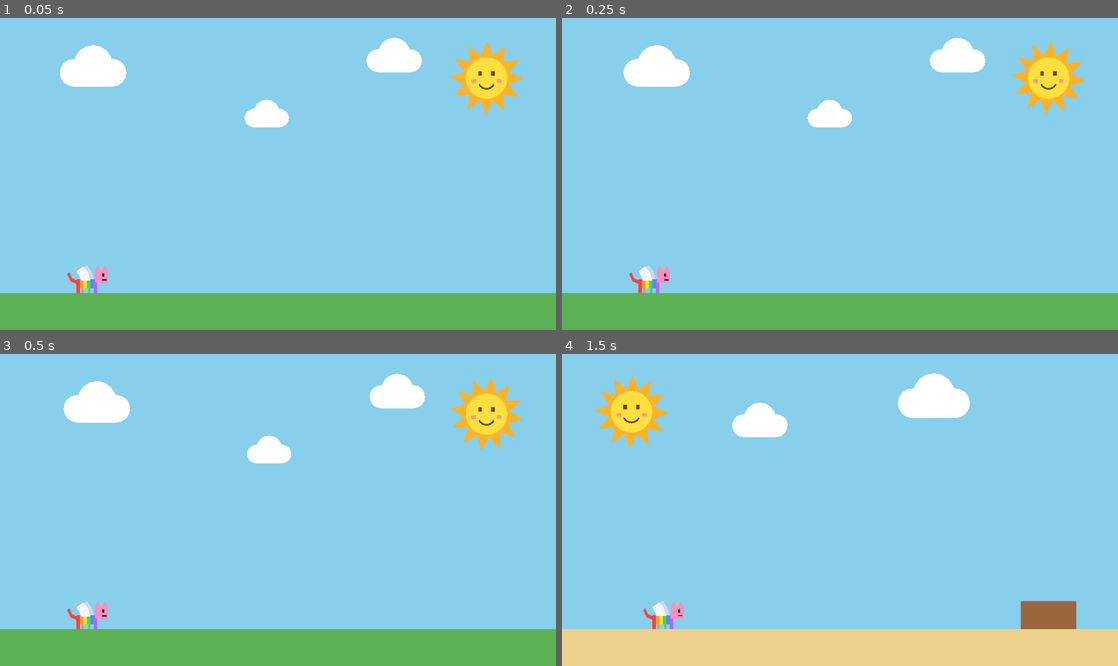
Above: before the commit, frames 1-4 (two rows, left to right).
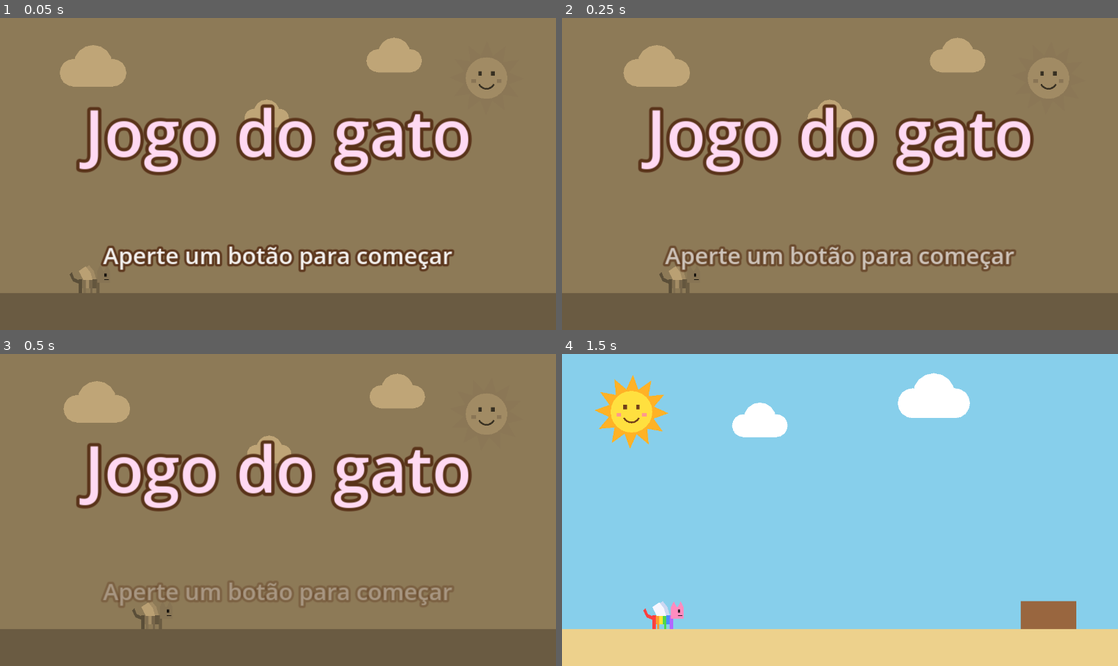
Above: after the commit, the same moments.

Repository: RangelReale/kid-catgame-ai
Game: Godot game, scene res://scenes/main.tscn
Two runs of this game, one before a commit and one after it. Both use one fixed random seed, a clock stepped at 60 frames per second and the inputs below.
Inputs (mouse positions are in pixels of both pictures, inside the frame that each line leads up to):
- Up to frame 1 (0.05 s): no input
- Up to frame 2 (0.25 s): no input
- Up to frame 3 (0.5 s): no input
- Up to frame 4 (1.5 s): tap Enter at 0.5 s; move the mouse to (962, 494) at 0.52 s; hold Space (jump) 0.53-1.28 s; hold Right (move_right) from 0.53 s (still down); click (962, 494) at 0.67 s; move the mouse to (728, 525) at 1.27 s; tap = (go_to_next_level) at 1.35 s; click (728, 525) at 1.42 s

The runs differ from the first frame. In frame 1, 100% of the frame differs, in the area x 0-100%, y 0-100%; in frame 2, 100%; in frame 3, 100%; in frame 4, nothing differs.

Commit message:
Adiciona tela de início e tela de vitória com créditos
O jogo abre com "Jogo do gato" em letras grandes sobre fases que rodam
sozinhas, em tom sépia e sem som. Qualquer botão começa a fase 1. No fim
da última fase, a imagem para e fica sépia, aparece "Você venceu!" e sobem
os créditos, "Filha" e "Pai".

Co-Authored-By: Claude Opus 5.5 <noreply@anthropic.com>
Claude-Session: https://claude.ai/code/session_01JbdKxWp2f6PUh4qQeq2f3g

Diff:
--- /dev/null
+++ b/scenes/ending/ending.gd
@@ -0,0 +1,44 @@
+extends CanvasLayer
+
+## Emitted when the credits have finished and someone presses a button.
+signal finished
+
+## Seconds the picture takes to turn brown.
+@export var fade_duration: float = 1.5
+## Seconds the credits take to go up the screen.
+@export var scroll_duration: float = 6.0
+
+var _can_finish: bool = false
+
+@onready var _sepia: ColorRect = $Sepia
+@onready var _won_label: Label = $Visual/Won
+@onready var _credits: Control = $Visual/Credits
+
+
+func _ready() -> void:
+	hide()
+
+
+## Turns the frozen picture brown, says the player won and rolls the credits.
+func play() -> void:
+	show()
+	_can_finish = false
+	var screen := get_viewport().get_visible_rect().size
+	var material := _sepia.material as ShaderMaterial
+	material.set_shader_parameter("amount", 0.0)
+	_won_label.modulate.a = 0.0
+	_credits.position.y = screen.y
+	var tween := create_tween()
+	tween.tween_method(func(value: float) -> void:
+			material.set_shader_parameter("amount", value), 0.0, 1.0, fade_duration)
+	tween.tween_property(_won_label, "modulate:a", 1.0, 0.5)
+	tween.tween_property(_credits, "position:y",
+			(screen.y - _credits.size.y) / 2.0 + 30.0, scroll_duration)
+	tween.tween_callback(func() -> void: _can_finish = true)
+
+
+func _unhandled_input(event: InputEvent) -> void:
+	if visible and _can_finish and TitleScreen.is_start_event(event):
+		get_viewport().set_input_as_handled()
+		hide()
+		finished.emit()
--- /dev/null
+++ b/scenes/ending/ending.tscn
@@ -0,0 +1,72 @@
+[gd_scene load_steps=4 format=3]
+
+[ext_resource type="Script" path="res://scenes/ending/ending.gd" id="1_ending"]
+[ext_resource type="Shader" path="res://scenes/sepia/sepia.gdshader" id="2_sepia"]
+
+[sub_resource type="ShaderMaterial" id="ShaderMaterial_sepia"]
+shader = ExtResource("2_sepia")
+
+[node name="Ending" type="CanvasLayer"]
+layer = 10
+script = ExtResource("1_ending")
+
+[node name="Sepia" type="ColorRect" parent="."]
+material = SubResource("ShaderMaterial_sepia")
+anchors_preset = 15
+anchor_right = 1.0
+anchor_bottom = 1.0
+grow_horizontal = 2
+grow_vertical = 2
+mouse_filter = 2
+
+[node name="Visual" type="Control" parent="."]
+layout_mode = 3
+anchors_preset = 15
+anchor_right = 1.0
+anchor_bottom = 1.0
+grow_horizontal = 2
+grow_vertical = 2
+mouse_filter = 2
+
+[node name="Won" type="Label" parent="Visual"]
+layout_mode = 1
+anchors_preset = 10
+anchor_right = 1.0
+offset_top = 24.0
+offset_bottom = 94.0
+grow_horizontal = 2
+theme_override_colors/font_color = Color(1, 0.95, 0.5, 1)
+theme_override_colors/font_outline_color = Color(0.35, 0.2, 0.1, 1)
+theme_override_constants/outline_size = 12
+theme_override_font_sizes/font_size = 52
+text = "Você venceu!"
+horizontal_alignment = 1
+vertical_alignment = 1
+
+[node name="Credits" type="VBoxContainer" parent="Visual"]
+layout_mode = 1
+anchors_preset = 10
+anchor_right = 1.0
+offset_top = 300.0
+offset_bottom = 380.0
+grow_horizontal = 2
+mouse_filter = 2
+theme_override_constants/separation = 8
+
+[node name="Daughter" type="Label" parent="Visual/Credits"]
+layout_mode = 2
+theme_override_colors/font_color = Color(1, 0.85, 0.95, 1)
+theme_override_colors/font_outline_color = Color(0.35, 0.2, 0.1, 1)
+theme_override_constants/outline_size = 8
+theme_override_font_sizes/font_size = 32
+text = "Filha"
+horizontal_alignment = 1
+
+[node name="Father" type="Label" parent="Visual/Credits"]
+layout_mode = 2
+theme_override_colors/font_color = Color(0.8, 0.95, 1, 1)
+theme_override_colors/font_outline_color = Color(0.35, 0.2, 0.1, 1)
+theme_override_constants/outline_size = 8
+theme_override_font_sizes/font_size = 32
+text = "Pai"
+horizontal_alignment = 1
--- a/scenes/main.gd
+++ b/scenes/main.gd
@@ -1,22 +1,104 @@
 extends Node
 
-## The levels, in the order they are played. After the last one, the game
-## goes back to the first.
+## TITLE shows the game's name over levels that play by themselves, PLAYING is
+## the real game and ENDING shows "you won" and the credits.
+enum State { TITLE, PLAYING, ENDING }
+
+## The levels, in the order they are played. After the last one, the ending
+## shows up.
 @export var levels: Array[PackedScene] = []
+## The levels that play by themselves behind the title, as positions in
+## `levels`: 0 is the first level.
+@export var demo_levels: Array[int] = []
+## Seconds each level plays behind the title before the next one.
+@export var demo_duration: float = 8.0
+## Seconds between the jumps of the cat behind the title.
+@export var demo_jump_interval: float = 1.0
 
+var _state: State = State.TITLE
 var _level_index: int = 0
 var _level: Node
+var _demo_index: int = 0
+var _demo_time: float = 0.0
+var _demo_jump_time: float = 0.0
+
+@onready var _hud: CanvasLayer = $HUD
+@onready var _title_screen: TitleScreen = $TitleScreen
+@onready var _ending: CanvasLayer = $Ending
 
 
 func _ready() -> void:
-	if not levels.is_empty():
-		_load_level(0)
+	_title_screen.start_requested.connect(_start_game)
+	_ending.finished.connect(_show_title)
+	_show_title()
+
+
+func _physics_process(delta: float) -> void:
+	if _state != State.TITLE:
+		return
+	# Behind the title, the cat walks right and jumps now and then, as if
+	# someone were playing.
+	Input.action_press("move_right")
+	if Input.is_action_pressed("jump"):
+		Input.action_release("jump")
+	_demo_jump_time += delta
+	if _demo_jump_time >= demo_jump_interval:
+		_demo_jump_time = 0.0
+		Input.action_press("jump")
+	_demo_time += delta
+	if _demo_time >= demo_duration:
+		_next_demo_level()
+
+
+## Shows the title, with the levels playing by themselves in the back.
+func _show_title() -> void:
+	_state = State.TITLE
+	_hud.hide()
+	_title_screen.show()
+	# The cat's "boing" would play by itself, so the sound stays off.
+	AudioServer.set_bus_mute(0, true)
+	_demo_index = -1
+	_next_demo_level()
+
+
+func _next_demo_level() -> void:
+	if demo_levels.is_empty():
+		return
+	_demo_index = (_demo_index + 1) % demo_levels.size()
+	_demo_time = 0.0
+	_demo_jump_time = 0.0
+	_load_level.call_deferred(demo_levels[_demo_index])
+
+
+func _start_game() -> void:
+	_release_demo_actions()
+	AudioServer.set_bus_mute(0, false)
+	_title_screen.hide()
+	_hud.show()
+	_state = State.PLAYING
+	_load_level.call_deferred(0)
+
+
+func _release_demo_actions() -> void:
+	Input.action_release("move_right")
+	Input.action_release("jump")
+
+
+## The last level is done: the picture stops, turns brown and the credits
+## roll.
+func _show_ending() -> void:
+	_state = State.ENDING
+	_level.process_mode = Node.PROCESS_MODE_DISABLED
+	_hud.hide()
+	_ending.play()
 
 
 ## The number keys jump straight to a level, to test levels quickly: 1 is the
 ## first level and 0 is the tenth. With Ctrl held, 1 is the eleventh and 0 is
 ## the twentieth. Plus and minus go to the next and the previous level.
 func _unhandled_input(event: InputEvent) -> void:
+	if _state != State.PLAYING:
+		return
 	if event.is_action_pressed("go_to_next_level"):
 		_load_level.call_deferred((_level_index + 1) % levels.size())
 		return
@@ -49,9 +131,18 @@
 
 
 func _on_goal_reached() -> void:
-	_load_level.call_deferred((_level_index + 1) % levels.size())
+	if _state == State.TITLE:
+		_next_demo_level()
+	elif _level_index == levels.size() - 1:
+		_show_ending.call_deferred()
+	else:
+		_load_level.call_deferred(_level_index + 1)
 
 
 ## Something caught the cat, like the angry man: the level starts over.
+## Behind the title, the next level plays instead.
 func _on_caught() -> void:
-	_load_level.call_deferred(_level_index)
+	if _state == State.TITLE:
+		_next_demo_level()
+	else:
+		_load_level.call_deferred(_level_index)
--- a/scenes/main.tscn
+++ b/scenes/main.tscn
@@ -18,9 +18,16 @@
 [ext_resource type="PackedScene" path="res://scenes/levels/level_14.tscn" id="16_level"]
 [ext_resource type="PackedScene" path="res://scenes/levels/level_15.tscn" id="17_level"]
 [ext_resource type="PackedScene" path="res://scenes/levels/level_16.tscn" id="18_level"]
+[ext_resource type="PackedScene" path="res://scenes/title_screen/title_screen.tscn" id="19_title"]
+[ext_resource type="PackedScene" path="res://scenes/ending/ending.tscn" id="20_ending"]
 
 [node name="Main" type="Node"]
 script = ExtResource("1_main")
 levels = Array[PackedScene]([ExtResource("2_level"), ExtResource("3_level"), ExtResource("5_level"), ExtResource("6_lev …(303 unchanged characters)…
+demo_levels = Array[int]([0, 2, 6, 10, 11, 15])
 
 [node name="HUD" parent="." instance=ExtResource("4_hud")]
+
+[node name="TitleScreen" parent="." instance=ExtResource("19_title")]
+
+[node name="Ending" parent="." instance=ExtResource("20_ending")]
--- /dev/null
+++ b/scenes/sepia/sepia.gdshader
@@ -0,0 +1,18 @@
+shader_type canvas_item;
+
+// Paints what is behind it in shades of brown, like an old photo.
+
+uniform sampler2D screen_texture : hint_screen_texture, filter_linear;
+// The brown that the brightest parts of the picture turn into.
+uniform vec4 tint : source_color = vec4(1.0, 0.86, 0.62, 1.0);
+// How much of the brown to show: 0 is the normal picture, 1 is all brown.
+uniform float amount : hint_range(0.0, 1.0) = 1.0;
+// How much to darken the picture, so the words on top stand out.
+uniform float darken : hint_range(0.0, 1.0) = 0.25;
+
+void fragment() {
+	vec3 color = texture(screen_texture, SCREEN_UV).rgb;
+	float gray = dot(color, vec3(0.299, 0.587, 0.114));
+	vec3 sepia = gray * tint.rgb * (1.0 - darken);
+	COLOR = vec4(mix(color, sepia, amount), 1.0);
+}
--- /dev/null
+++ b/scenes/title_screen/title_screen.gd
@@ -0,0 +1,30 @@
+class_name TitleScreen
+extends CanvasLayer
+
+## Emitted when someone presses any key or button, or touches the screen.
+signal start_requested
+
+## Seconds the "press a button" words take to fade out and back in.
+@export var blink_duration: float = 1.2
+
+@onready var _press_label: Label = $Visual/Press
+
+
+func _ready() -> void:
+	var tween := create_tween().set_loops()
+	tween.tween_property(_press_label, "modulate:a", 0.2, blink_duration / 2.0)
+	tween.tween_property(_press_label, "modulate:a", 1.0, blink_duration / 2.0)
+
+
+func _unhandled_input(event: InputEvent) -> void:
+	if visible and is_start_event(event):
+		get_viewport().set_input_as_handled()
+		start_requested.emit()
+
+
+## True for a real press of a key, a controller button, the mouse or a finger.
+static func is_start_event(event: InputEvent) -> bool:
+	if event is InputEventKey or event is InputEventJoypadButton \
+			or event is InputEventMouseButton or event is InputEventScreenTouch:
+		return event.is_pressed() and not event.is_echo()
+	return false
--- /dev/null
+++ b/scenes/title_screen/title_screen.tscn
@@ -0,0 +1,62 @@
+[gd_scene load_steps=4 format=3]
+
+[ext_resource type="Script" path="res://scenes/title_screen/title_screen.gd" id="1_title"]
+[ext_resource type="Shader" path="res://scenes/sepia/sepia.gdshader" id="2_sepia"]
+
+[sub_resource type="ShaderMaterial" id="ShaderMaterial_sepia"]
+shader = ExtResource("2_sepia")
+
+[node name="TitleScreen" type="CanvasLayer"]
+layer = 10
+script = ExtResource("1_title")
+
+[node name="Sepia" type="ColorRect" parent="."]
+material = SubResource("ShaderMaterial_sepia")
+anchors_preset = 15
+anchor_right = 1.0
+anchor_bottom = 1.0
+grow_horizontal = 2
+grow_vertical = 2
+mouse_filter = 2
+
+[node name="Visual" type="Control" parent="."]
+layout_mode = 3
+anchors_preset = 15
+anchor_right = 1.0
+anchor_bottom = 1.0
+grow_horizontal = 2
+grow_vertical = 2
+mouse_filter = 2
+
+[node name="Title" type="Label" parent="Visual"]
+layout_mode = 1
+anchors_preset = 10
+anchor_right = 1.0
+offset_top = 60.0
+offset_bottom = 130.0
+grow_horizontal = 2
+theme_override_colors/font_color = Color(1, 0.85, 0.95, 1)
+theme_override_colors/font_outline_color = Color(0.35, 0.2, 0.1, 1)
+theme_override_constants/outline_size = 12
+theme_override_font_sizes/font_size = 56
+text = "Jogo do gato"
+horizontal_alignment = 1
+vertical_alignment = 1
+
+[node name="Press" type="Label" parent="Visual"]
+layout_mode = 1
+anchors_preset = 12
+anchor_top = 1.0
+anchor_right = 1.0
+anchor_bottom = 1.0
+offset_top = -80.0
+offset_bottom = -50.0
+grow_horizontal = 2
+grow_vertical = 0
+theme_override_colors/font_color = Color(1, 1, 1, 1)
+theme_override_colors/font_outline_color = Color(0.35, 0.2, 0.1, 1)
+theme_override_constants/outline_size = 8
+theme_override_font_sizes/font_size = 20
+text = "Aperte um botão para começar"
+horizontal_alignment = 1
+vertical_alignment = 1
Not shown, added: scenes/ending/ending.gd.uid
Not shown: 1 places in scenes/main.tscn that only renumber resources
Not shown, added: scenes/sepia/sepia.gdshader.uid
Not shown, added: scenes/title_screen/title_screen.gd.uid
Not shown, changed: CLAUDE.md
Not shown, changed: docs/05-roteiro.md
Not shown, changed: docs/06-historico.md
Not shown, changed: docs/07-historico-para-ouvir.md
